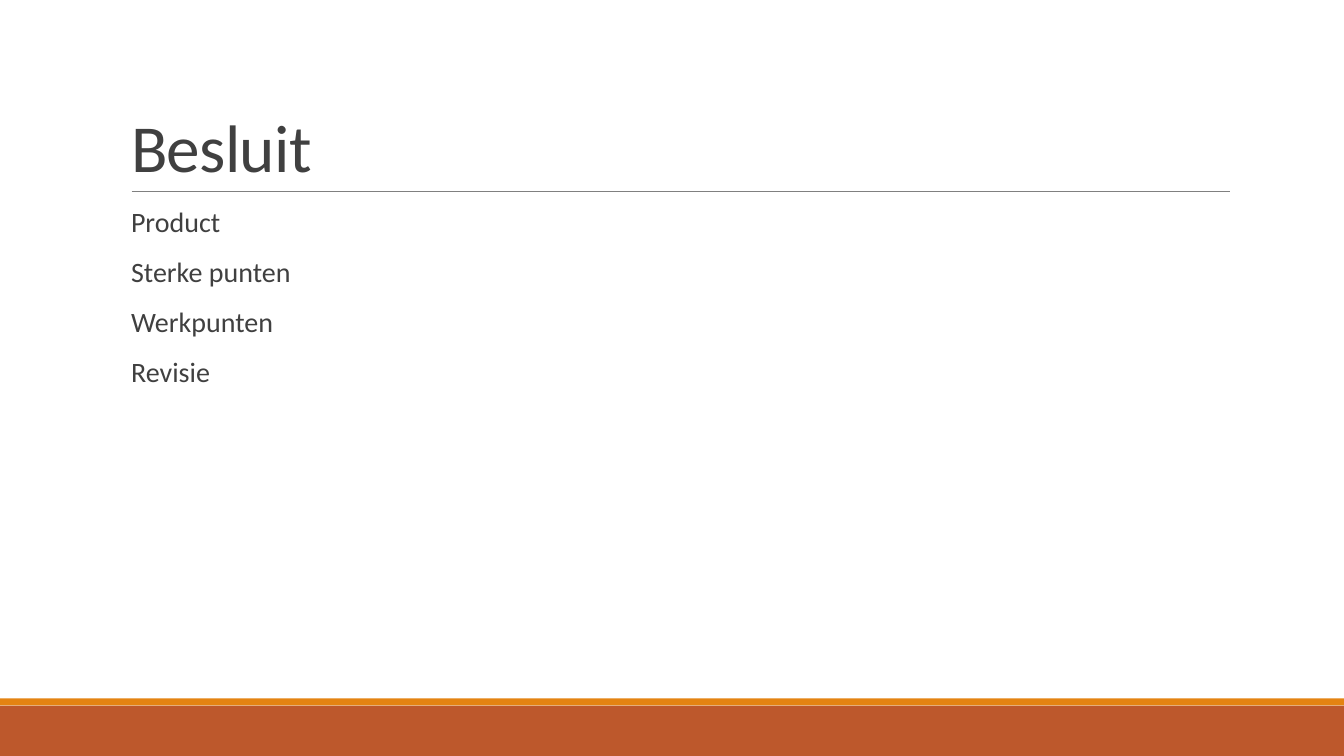
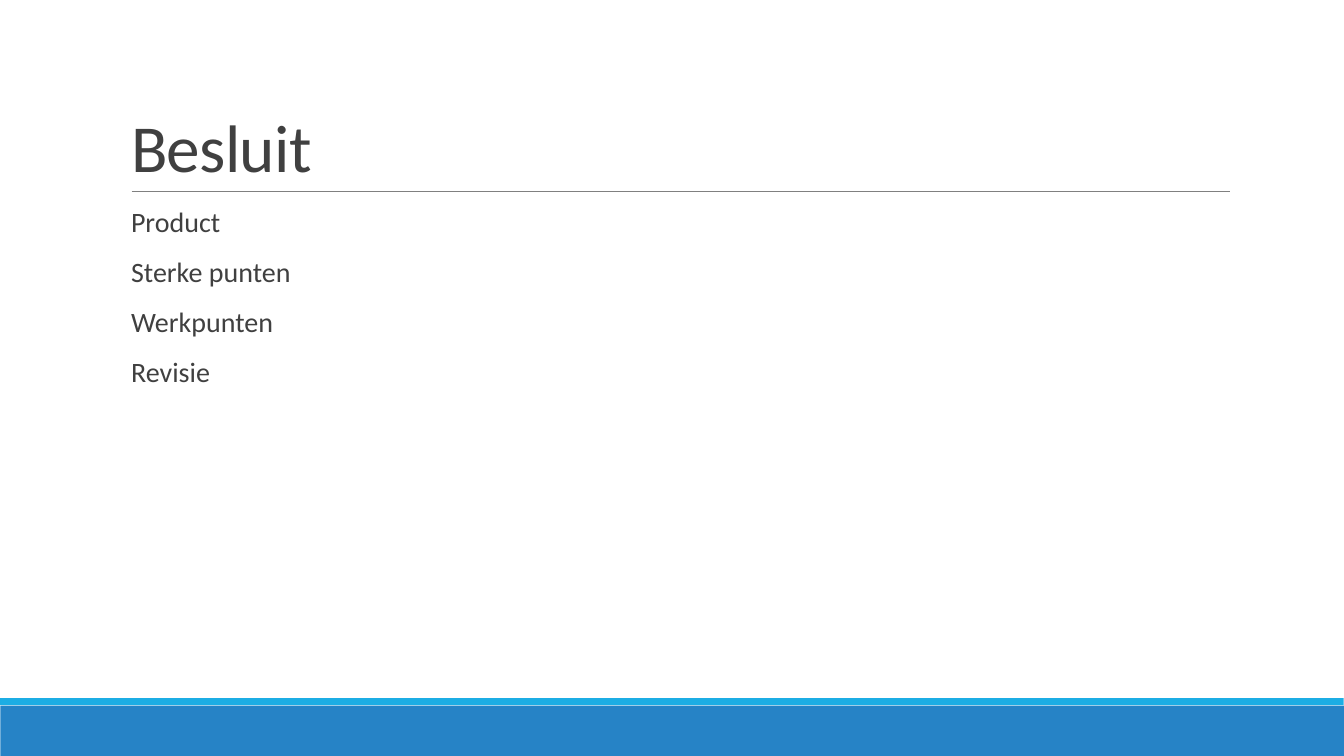
Before and after one commit to JouriTas/Projectwerk-IT-project, a slide deck: slide 15 of Scrum Artifacts/Sprint5/IT-Projectwerk 2022.pptx (slide 12 before the commit). Drawn at 1344x756 pixels with LibreOffice and Linux fonts; fonts in the diff are those of the drawing. Boxes give left, top, right and bottom in pixels: in the first picture for what was removed or moved away, otherwise in the second. Text is boxed around its words. In the diff, an @@ line names an element or a change of style, - is before the commit and + after.

```diff
--- a/Scrum Artifacts/Sprint5/IT-Projectwerk 2022.pptx
+++ b/Scrum Artifacts/Sprint5/IT-Projectwerk 2022.pptx
@@ rectangle at box(0, 706, 1344, 756): fill #BD582C to #2683C6 @@
@@ rectangle at box(0, 699, 1344, 706): fill #E48312 to #1CADE4 @@
```
Also in this commit, not shown: 11 other slides changed, 3 slides added.
